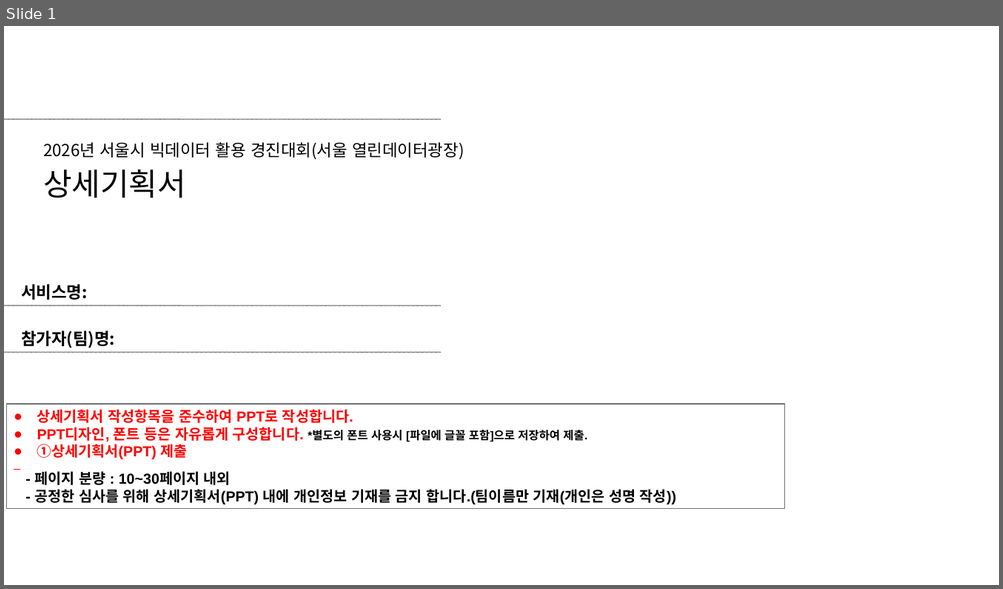
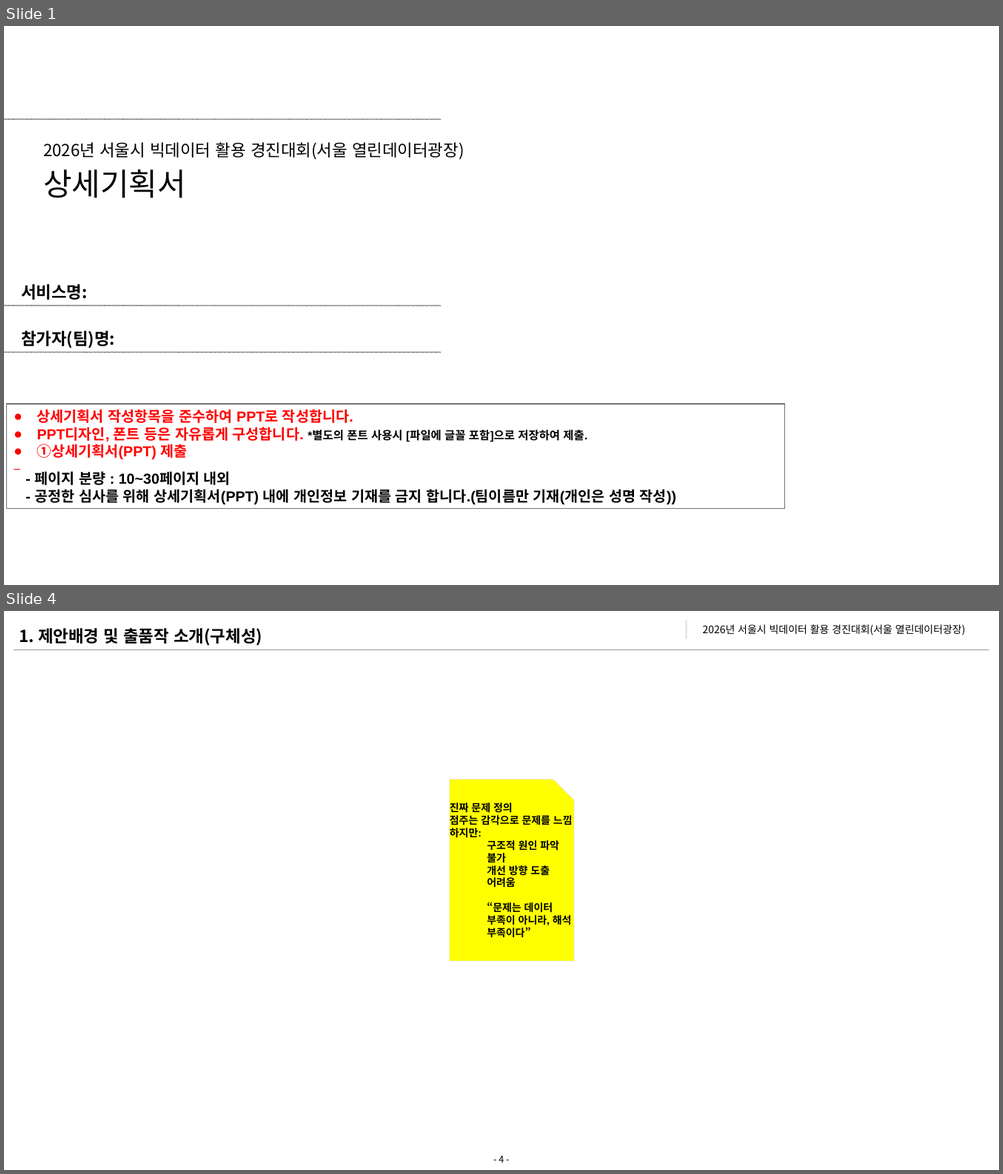
Before and after one commit to 2026-DSLab/2026-Seoul-Bigdata-Contest, a slide deck: 제출서류/[2026 서울시 빅데이터 활용 경진대회_창업부분]_팀명_서비스명_상세기획서.ppt. Shown one above the other, each under a label of ours: slide 1 before the commit, slides 1 and 4 after it; the slides between them are not shown. The pictures are 1003x589 and 1003x1174 pixels, drawn with LibreOffice and Linux fonts; fonts in the diff are those of the drawing; background and template pictures are left out. Boxes give left, top, right and bottom in pixels: in the first picture for what was removed or moved away, otherwise in the second. Text is boxed around its words. In the diff, an @@ line names an element or a change of style, - is before the commit and + after.

```diff
--- a/제출서류/[2026 서울시 빅데이터 활용 경진대회_창업부분]_팀명_서비스명_상세기획서.ppt
+++ b/제출서류/[2026 서울시 빅데이터 활용 경진대회_창업부분]_팀명_서비스명_상세기획서.ppt
@@ slide 4 added at box(4, 611, 999, 1170), background #FFFFFF @@
@@ text added at box(20, 628, 262, 646), 16 pt, text #000000, bold @@
+1. 제안배경 및 출품작 소개(구체성)
@@ rectangle added at box(684, 620, 688, 640), fill #E8E8E8, outline #FEFFFE 2.01 pt @@
@@ text added at box(703, 624, 965, 635), 10 pt, text #000000 @@
+2026년 서울시 빅데이터 활용 경진대회(서울 열린데이터광장)
@@ line added from (14, 649) to (988, 649), #A6A6A6 0.99 pt @@
@@ freeform shape added at box(449, 780, 574, 962), fill #FFFF00, outline #D9D9D9 0.26 pt, 10 pt, text #000000, bold @@
+진짜 문제 정의
+점주는 감각으로 문제를 느낌
+하지만:
+  구조적 원인 파악 불가
+  개선 방향 도출 어려움
+“문제는 데이터 부족이 아니라, 해석 부족이다”
@@ page number added at box(498, 1156, 504, 1163), 9 pt, text #000000 @@
+- 4 -
```
Also in this commit, not shown: 18 other slides added, 7 slides removed.
